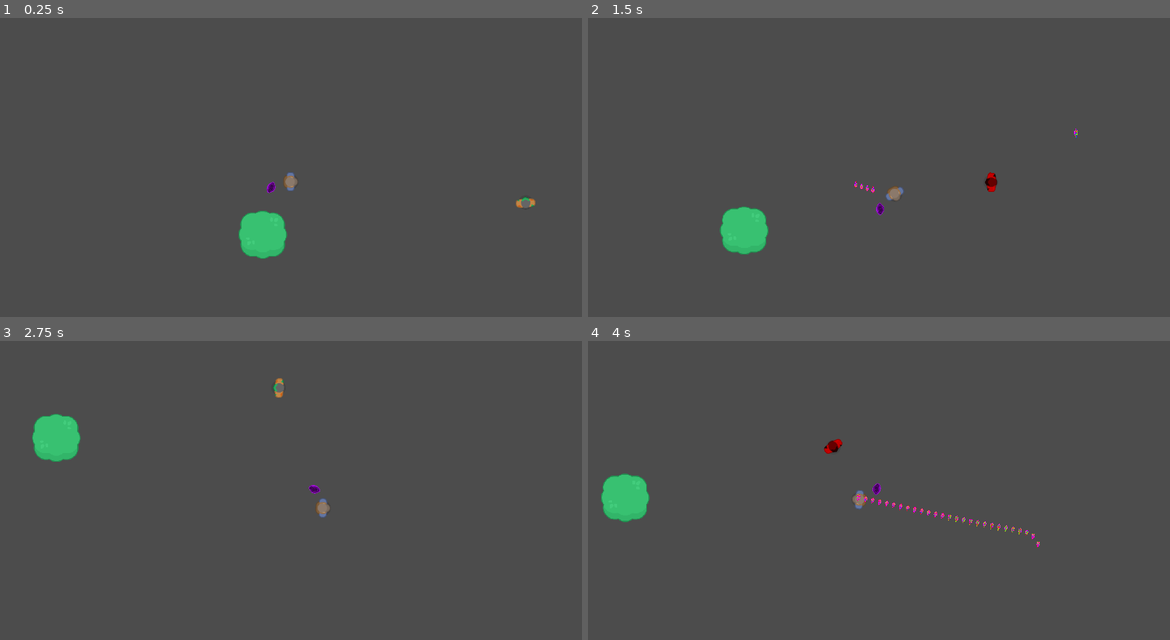
Above: before the commit, frames 1-4 (two rows, left to right).
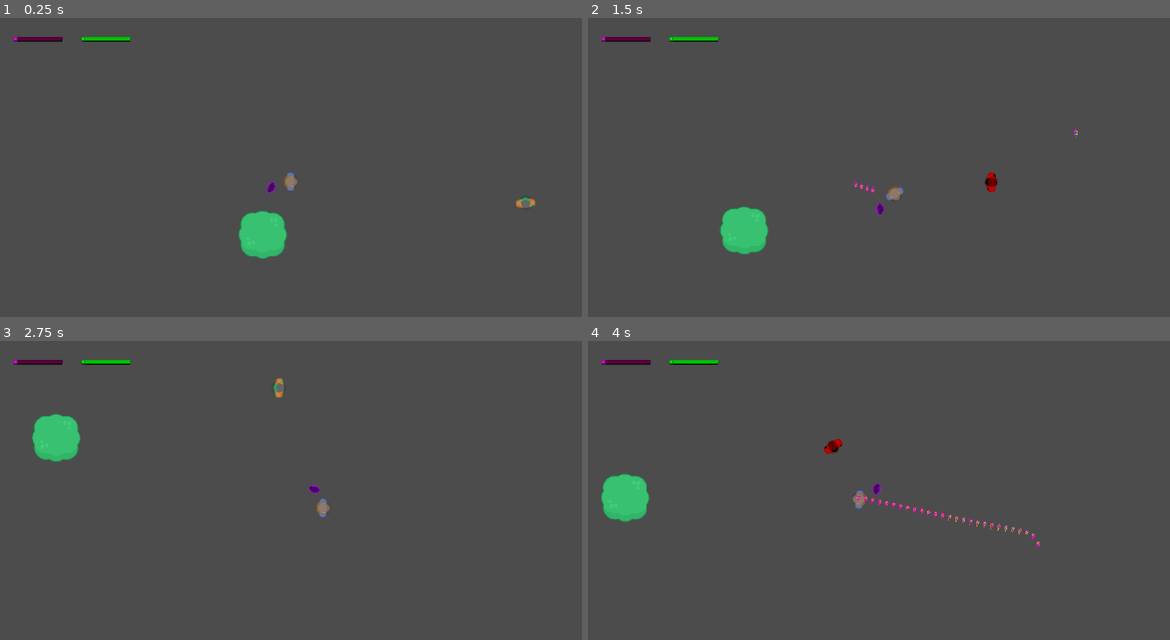
Above: after the commit, the same moments.

Repository: kinge880/GameJam
Game: Godot game, scene res://Word.tscn
The game is run twice, just before and just after one commit, with the same random seed, the same clock (stepped at 60 frames per second) and the same inputs.
Inputs (mouse positions are in pixels of both pictures, inside the frame that each line leads up to):
- Up to frame 1 (0.25 s): no input
- Up to frame 2 (1.5 s): move the mouse to (1007, 164) at 0.52 s; hold D (ui_right) 0.53-1.28 s; tap Space (dash) at 0.6 s; click (1007, 164) at 0.67 s; move the mouse to (762, 197) at 1.27 s; hold S (ui_down) from 1.28 s (still down); click (762, 197) at 1.35 s
- Up to frame 3 (2.75 s): tap Space (dash) at 1.55, 2.1 s; move the mouse to (349, 433) at 2.02 s; release S (ui_down) at 2.03 s; hold D (ui_right) from 2.03 s (still down)
- Up to frame 4 (4 s): move the mouse to (849, 571) at 2.77 s; release D (ui_right) at 2.78 s; hold W (ui_up) 2.78-3.53 s; tap Space (dash) at 2.85, 3.8 s; click (849, 571) at 2.92 s; move the mouse to (1053, 553) at 3.52 s; press the mouse at (1053, 553) at 3.53 s; hold A (ui_left) from 3.53 s (still down)

The runs differ from the first frame. In frame 1, 0.3% of the frame differs, in the area x 2-23%, y 6-9%; in frame 2, 0.3%; in frame 3, 0.3%; in frame 4, 0.3%.
Error after the commit: Parse Error: Mixed tabs and spaces in indentation. (res://Script/HUD.gd:31)

Commit message:
lifeBar e staminaBar
adicionando a barra de vida e stamina beta, além de um limitador de stamina para o dash

Diff:
--- a/Bullet.tscn
+++ b/Bullets/Bullet.tscn
@@ -1,6 +1,6 @@
 [gd_scene load_steps=9 format=2]
 
-[ext_resource path="res://Bullet.gd" type="Script" id=1]
+[ext_resource path="res://Script/Bullet.gd" type="Script" id=1]
 [ext_resource path="res://Sprites/Bullet/Bullet 5.png" type="Texture" id=2]
 [ext_resource path="res://Sprites/Bullet/Bullet 1.png" type="Texture" id=3]
 [ext_resource path="res://Sprites/Bullet/Bullet 4.png" type="Texture" id=4]
--- a/Enemy.tscn
+++ b/Enemy.tscn
@@ -11,6 +11,7 @@
 radius = 200.0
 
 [node name="Enemy" type="KinematicBody2D"]
+editor/display_folded = true
 collision_layer = 4
 collision_mask = 3
 script = ExtResource( 1 )
--- a/Player.tscn
+++ b/Player.tscn
@@ -1,7 +1,7 @@
 [gd_scene load_steps=13 format=2]
 
 [ext_resource path="res://Script/Player.gd" type="Script" id=1]
-[ext_resource path="res://Bullet.tscn" type="PackedScene" id=2]
+[ext_resource path="res://Bullets/Bullet.tscn" type="PackedScene" id=2]
 [ext_resource path="res://Sprites/survivor1_stand.png" type="Texture" id=3]
 [ext_resource path="res://Sprites/Weapon/New Piskel-1.png.png" type="Texture" id=4]
 [ext_resource path="res://Sprites/Weapon/New Piskel-2.png.png" type="Texture" id=5]
--- a/Script/Enemy.gd
+++ b/Script/Enemy.gd
@@ -7,7 +7,7 @@
 var chase_speed = 0
 export var life = 10
 export var stamina = 10
-export var damage = 5
+export var damage = 1
 
 onready var raycast = $RayCast2D
 #instancia do player, começando como null
--- /dev/null
+++ b/Script/HUD.gd
@@ -0,0 +1,31 @@
+extends CanvasLayer
+
+func _update_lifeBar(life):
+	$Margin/Recipe/LifeBar/Tween.interpolate_property($Margin/Recipe/LifeBar,'value', $Margin/Recipe/LifeBar.value, life, 0.2, Tween.TRANS_LINEAR, Tween.EASE_IN_OUT)
+	$Margin/Recipe/LifeBar/Tween.start()
+	$AnimationPlayer.play("lifeBar_flash")
+
+	"""
+	if life < 40:
+		$Margin/Recipe/LifeBar.tint_progress = Color(1, 0, 0)
+	else:
+		$Margin/Recipe/LifeBar.tint_progress = Color(0, 0.039216, 1)
+	"""
+func _update_staminaBar(stamina):
+	$Margin/Recipe/StaminaBar/Tween.interpolate_property($Margin/Recipe/StaminaBar,'value', $Margin/Recipe/StaminaBar.value, stamina, 0.2, Tween.TRANS_LINEAR, Tween.EASE_IN_OUT)
+	$Margin/Recipe/StaminaBar/Tween.start()
+	"""if stamina < 30:
+		$Margin/Recipe/StaminaBar.tint_progress = Color(0.54902, 0.54902, 0.545098)
+	else:
+		$Margin/Recipe/StaminaBar.tint_progress = Color(Color(0, 1, 0.039063))
+	"""
+func _on_Player_life_changed(life):
+	_update_lifeBar(life)
+
+func _on_Player_stamina_changed(stamina):
+	_update_staminaBar(stamina)
+
+
+func _on_AnimationPlayer_animation_finished(anim_name):
+	  if anim_name == 'lifeBar_flash':
+        $Margin/Recipe/LifeBar.tint_progress = Color(1, 0, 0)
--- a/Script/Player.gd
+++ b/Script/Player.gd
@@ -7,14 +7,16 @@
 export var walk_speed = 200
 export var dash_time = 0.2
 export var pos_dash_recovery_stamina_time = 5
-export var life = 10
-export var max_life = 10
-export var stamina = 10
+export var current_life = 100
+export var max_life = 100
+export var current_stamina = 10
 export var max_stamina = 10
 export var stamina_cost = 3
 var motion = Vector2()
 export (PackedScene) var Bullet
 signal shoot
+signal life_changed
+signal stamina_changed
 var can_shoot = true
 export var acc = 0.5
 export var dec = 0.1
@@ -23,12 +25,13 @@
 	yield(get_tree(), "idle_frame")
 	#passa a instancia de player a todos no grupo "enemy" que possuem a função "_set_player"
 	get_tree().call_group("enemy", "_set_player", self)
+	emit_signal('life_changed', current_life * (100/max_life))
 
 func _process(delta):
 	var movedir = Vector2()
 	$weapon.look_at(get_global_mouse_position())
 
-	if Input.is_action_just_pressed("dash") and stamina > stamina_cost:
+	if Input.is_action_just_pressed("dash") and current_stamina > stamina_cost:
 		_dash()
 	if Input.is_action_pressed("ui_down"):
 		movedir += Vector2(0, 1)
@@ -52,7 +55,8 @@
 		_shoot()
 
 func _dash():
-	stamina -= stamina_cost
+	current_stamina -= stamina_cost
+	_stamine_changed()
 	$StaminaRecoveryTime.wait_time = pos_dash_recovery_stamina_time
 	$DashTimer.wait_time = dash_time
 	speed = dash_speed
@@ -83,13 +87,20 @@
 func _on_DashTimer_timeout():
 	speed = walk_speed
 
+func _life_changed():
+	emit_signal('life_changed', current_life * 100/max_life)
+
+func _stamine_changed():
+	emit_signal('stamina_changed', current_stamina * 100/max_stamina)
+
 func _take_damage(damage):
-	life -= damage
-	print(life)
-	if life <=0:
+	current_life -= damage
+	_life_changed()
+	if current_life <=0:
 		_death()
 
 func _on_StaminaRecoveryTime_timeout():
 	$StaminaRecoveryTime.wait_time = 0.5
-	if stamina < max_stamina:
-		stamina += 1
+	if current_stamina < max_stamina:
+		current_stamina += 1
+		_stamine_changed()
--- a/Word.tscn
+++ b/Word.tscn
@@ -1,9 +1,10 @@
-[gd_scene load_steps=7 format=2]
+[gd_scene load_steps=8 format=2]
 
 [ext_resource path="res://Script/Map.gd" type="Script" id=1]
 [ext_resource path="res://Sprites/Word.tres" type="TileSet" id=2]
 [ext_resource path="res://Player.tscn" type="PackedScene" id=3]
 [ext_resource path="res://EnemyArea.tscn" type="PackedScene" id=4]
+[ext_resource path="res://ui/HUD.tscn" type="PackedScene" id=5]
 
 [sub_resource type="GDScript" id=1]
 script/source = "extends Navigation2D
@@ -61,4 +62,8 @@
 [node name="NavigationPolygonInstance" type="NavigationPolygonInstance" parent="Navigation2D"]
 position = Vector2( 176.396, -91.3568 )
 navpoly = SubResource( 2 )
+
+[node name="HUD" parent="." instance=ExtResource( 5 )]
+[connection signal="life_changed" from="Player" to="HUD" method="_on_Player_life_changed"]
 [connection signal="shoot" from="Player" to="." method="_on_Player_shoot"]
+[connection signal="stamina_changed" from="Player" to="HUD" method="_on_Player_stamina_changed"]
--- /dev/null
+++ b/ui/HUD.tscn
@@ -0,0 +1,66 @@
+[gd_scene load_steps=4 format=2]
+
+[ext_resource path="res://Script/HUD.gd" type="Script" id=1]
+[ext_resource path="res://Sprites/bar/greenbar (1).png" type="Texture" id=2]
+
+[sub_resource type="Animation" id=1]
+resource_name = "lifeBar_flash"
+length = 0.25
+step = 0.05
+tracks/0/type = "value"
+tracks/0/path = NodePath("Margin/Recipe/LifeBar:tint_progress")
+tracks/0/interp = 1
+tracks/0/loop_wrap = true
+tracks/0/imported = false
+tracks/0/enabled = true
+tracks/0/keys = {
+"times": PoolRealArray( 0, 0.05, 0.1, 0.15, 0.2 ),
+"transitions": PoolRealArray( 1, 1, 1, 1, 1 ),
+"update": 0,
+"values": [ Color( 0.992157, 0, 0.976471, 1 ), Color( 1, 0, 0.0941176, 1 ), Color( 0.992157, 0, 1, 1 ), Color( 1, 0, 0.0941176, 1 ), Color( 0.992157, 0, 1, 1 ) ]
+}
+
+[node name="HUD" type="CanvasLayer"]
+script = ExtResource( 1 )
+
+[node name="Margin" type="MarginContainer" parent="."]
+anchor_right = 1.0
+anchor_bottom = 1.0
+custom_constants/margin_right = 20
+custom_constants/margin_top = 20
+custom_constants/margin_left = 20
+custom_constants/margin_bottom = 20
+
+[node name="Recipe" type="HBoxContainer" parent="Margin"]
+margin_left = 20.0
+margin_top = 20.0
+margin_right = 1260.0
+margin_bottom = 700.0
+
+[node name="LifeBar" type="TextureProgress" parent="Margin/Recipe"]
+margin_right = 145.0
+margin_bottom = 680.0
+value = 100.0
+texture_under = ExtResource( 2 )
+texture_progress = ExtResource( 2 )
+tint_under = Color( 0, 0, 0, 1 )
+tint_over = Color( 0, 0, 0, 1 )
+tint_progress = Color( 0.992157, 0, 0.976471, 1 )
+
+[node name="Tween" type="Tween" parent="Margin/Recipe/LifeBar"]
+
+[node name="StaminaBar" type="TextureProgress" parent="Margin/Recipe"]
+margin_left = 149.0
+margin_right = 294.0
+margin_bottom = 680.0
+value = 100.0
+texture_under = ExtResource( 2 )
+texture_progress = ExtResource( 2 )
+tint_under = Color( 0.0117647, 0, 0, 1 )
+tint_progress = Color( 0, 1, 0.0390625, 1 )
+
+[node name="Tween" type="Tween" parent="Margin/Recipe/StaminaBar"]
+
+[node name="AnimationPlayer" type="AnimationPlayer" parent="."]
+anims/lifeBar_flash = SubResource( 1 )
+[connection signal="animation_finished" from="AnimationPlayer" to="." method="_on_AnimationPlayer_animation_finished"]
Renamed: Bullet.gd -> Script/Bullet.gd
Binary file added: Sprites/bar/beer (1).png
Not shown, added: Sprites/bar/beer (1).png.import
Binary file added: Sprites/bar/beer (2).png
Not shown, added: Sprites/bar/beer (2).png.import
Binary file added: Sprites/bar/beer (3).png
Not shown, added: Sprites/bar/beer (3).png.import
Binary file added: Sprites/bar/greenbar (1).png
Not shown, added: Sprites/bar/greenbar (1).png.import
Binary file added: Sprites/bar/greenbar (2).png
Not shown, added: Sprites/bar/greenbar (2).png.import
Binary file added: Sprites/bar/greenbar (3).png
(and 13 more such lines)
